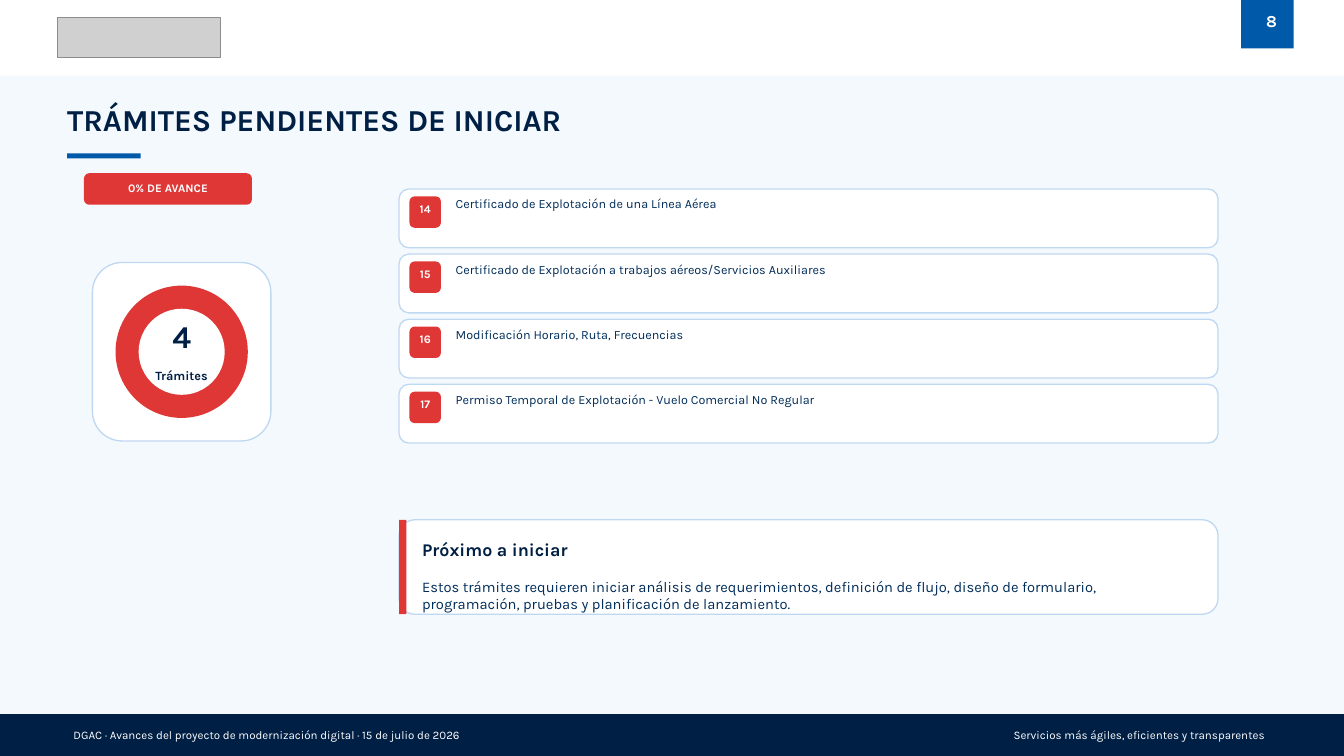
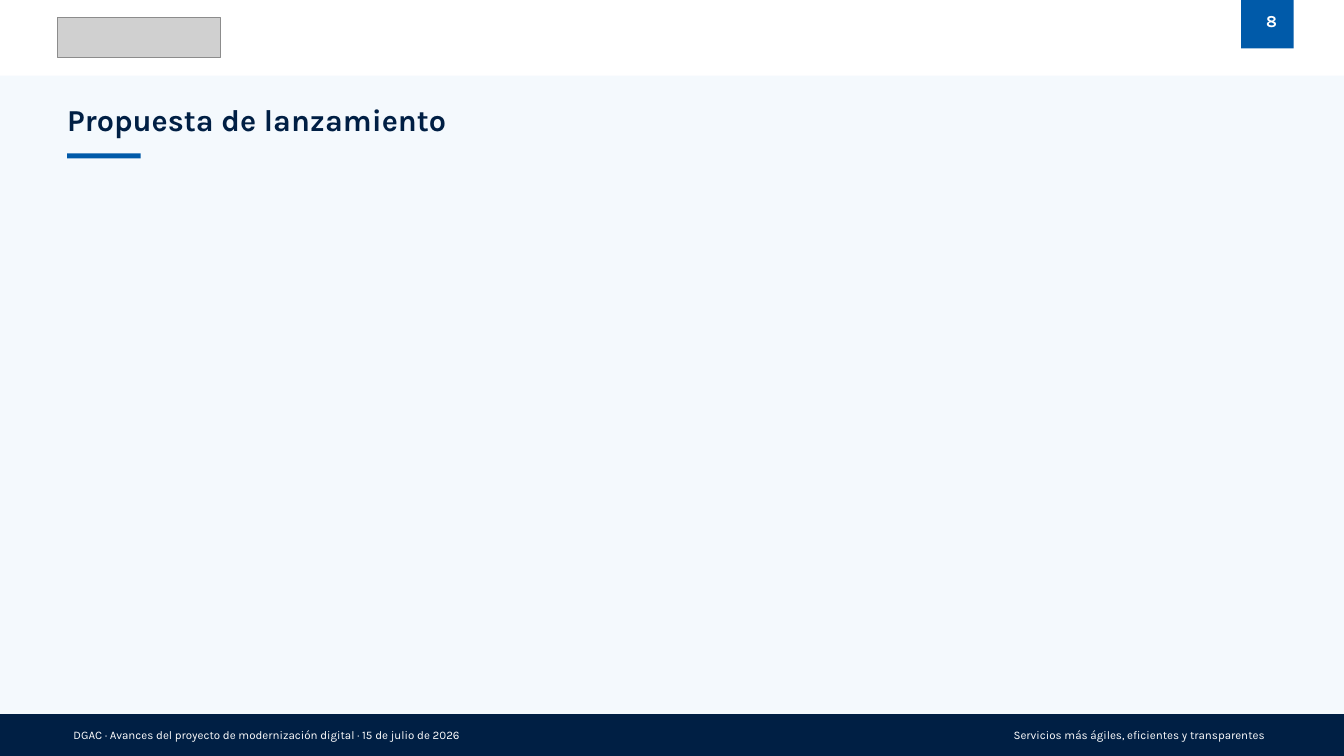
Before and after one commit to fperezm16/SIMPLIFICACION, a slide deck: slide 8 of presentaciones/Presentacion_Avances_Modernizacion_Digital_DGAC_Agenda.pptx. Drawn at 1344x756 pixels with LibreOffice and Linux fonts; fonts in the diff are those of the drawing; grey boxes stand for pictures. Boxes give left, top, right and bottom in pixels: in the first picture for what was removed or moved away, otherwise in the second. Text is boxed around its words. In the diff, an @@ line names an element or a change of style, - is before the commit and + after.

Commit message:
Actualizar flujos, formularios y seguridad del sistema

```diff
--- a/presentaciones/Presentacion_Avances_Modernizacion_Digital_DGAC_Agenda.pptx
+++ b/presentaciones/Presentacion_Avances_Modernizacion_Digital_DGAC_Agenda.pptx
@@ text at (67,109,446,139): text changed @@
-TRÁMITES PENDIENTES DE INICIAR
+Propuesta de lanzamiento
@@ rounded rectangle removed at (84,173,252,205) @@
@@ text removed at (128,184,208,192) @@
-0% DE AVANCE
@@ rounded rectangle removed at (399,189,1218,248) @@
@@ rounded rectangle removed at (410,197,441,228) @@
@@ text removed at (420,205,431,213) @@
-14
@@ text removed at (456,198,717,211) @@
-Certificado de Explotación de una Línea Aérea
@@ rounded rectangle removed at (92,262,271,441) @@
@@ rounded rectangle removed at (399,254,1218,313) @@
@@ rounded rectangle removed at (410,262,441,293) @@
@@ text removed at (456,264,826,277) @@
-Certificado de Explotación a trabajos aéreos/Servicios Auxiliares
@@ ellipse removed at (116,286,248,418) @@
@@ text removed at (420,270,431,278) @@
-15
@@ ellipse removed at (138,308,225,395) @@
@@ text removed at (172,327,191,348) @@
-4
@@ rounded rectangle removed at (399,319,1218,378) @@
@@ rounded rectangle removed at (410,327,441,358) @@
@@ text removed at (456,329,684,341) @@
-Modificación Horario, Ruta, Frecuencias
@@ text removed at (420,335,431,343) @@
-16
@@ text removed at (155,370,207,380) @@
-Trámites
@@ rounded rectangle removed at (399,384,1218,443) @@
@@ rounded rectangle removed at (410,392,441,423) @@
@@ text removed at (420,400,430,408) @@
-17
@@ text removed at (456,394,814,407) @@
-Permiso Temporal de Explotación - Vuelo Comercial No Regular
@@ rounded rectangle removed at (399,520,1218,615) @@
@@ rectangle removed at (399,520,407,615) @@
@@ text removed at (422,542,568,557) @@
-Próximo a iniciar
@@ text removed at (422,581,1096,613) @@
-Estos trámites requieren iniciar análisis de requerimientos, definición de flujo, diseño de formulario, programación, pruebas y planificación de lanzamiento.
```
Also in this commit, not shown: 5 other slides changed, 38 other files.
